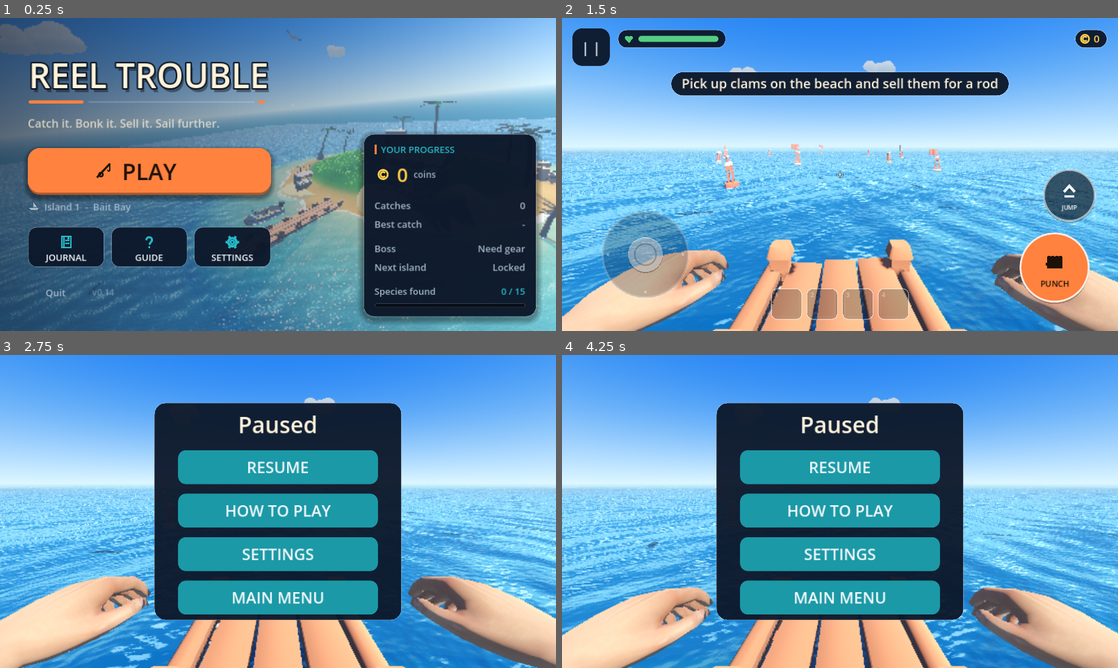
Above: before the commit, frames 1-4 (two rows, left to right).
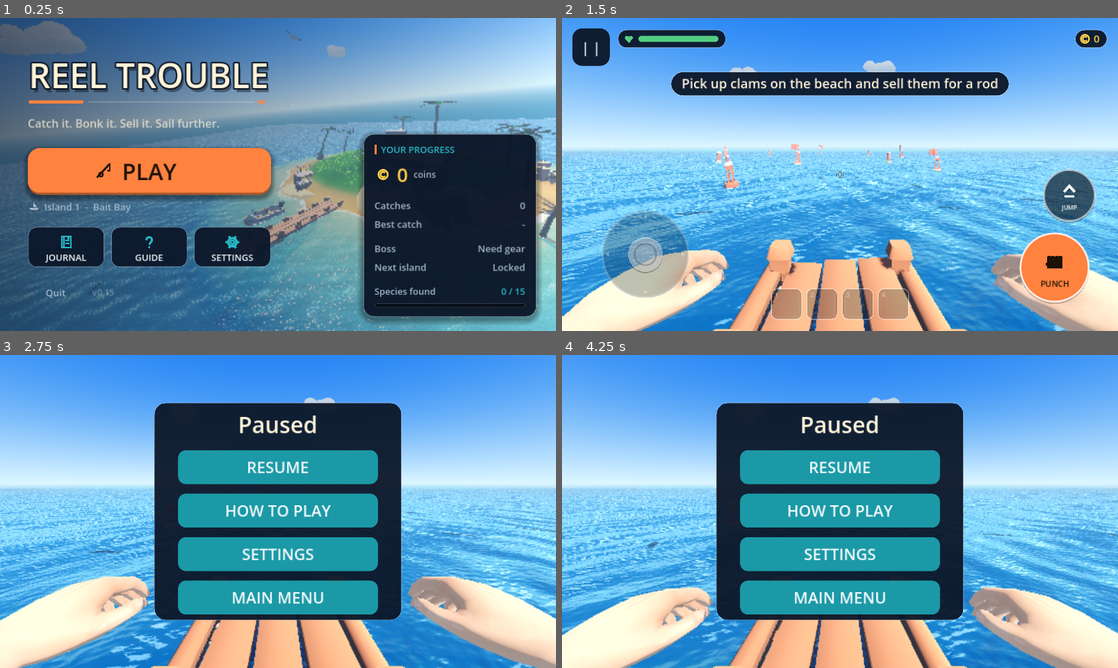
Above: after the commit, the same moments.

Repository: Max1081018/open_code
Game: Godot game, scene res://game.tscn
The game is run twice, just before and just after one commit, with the same random seed, the same clock (stepped at 60 frames per second) and the same inputs.
Inputs:
- Up to frame 1 (0.25 s): no input
- Up to frame 2 (1.5 s): click "PLAY" at 0.5 s; click "START FISHING" at 1.25 s
- Up to frame 3 (2.75 s): click "| |" at 2 s
- Up to frame 4 (4.25 s): click "RESUME" at 2.75 s; click "| |" at 3.5 s

The runs differ from the first frame. In frame 1, less than 0.1% of the frame differs, in the area x 19-21%, y 86-89%; in frame 2, 6.9%; in frame 3, 9.4%, in the area x 0-100%, y 70-100%; in frame 4, 8.9%.

Commit message:
v0.15: hands that close on things, rounder legs
Hands
  The fingers were never actually posed - the rig has real finger bones with
  real skin weights on both hands, 23 of them each, and nothing was driving
  them, which is why they sat splayed flat like a starfish. They are now
  posed directly by a FingerPose modifier: a grip is four finger curls, a
  thumb curl and swing, and a draw-together that undoes the rig's fanned rest
  pose. Presets per situation - fist round a handle, clamp on a tail, pinch
  on a clam, open palms under a big fish, loose at rest.

  Checked numerically rather than by eye: every preset's adjacent fingertip
  gaps are 17-29 mm, where crossing would start under 8 mm. So no grip has
  fingers inside each other. The checker is in the scratchpad and runs in a
  second, which beats waiting four minutes for a render to squint at.

  Also found: the tool mount sat 22 mm off the real centre of the circle the
  curled fingers make, so a rod passed the edge of the grip rather than
  through it. Moved onto the measured centre.

  New: a draw animation on slot change - the hand dips and brings the item up
  over a quarter second instead of it appearing - and idle breathing and
  sway, so a still hand is not a mannequin.

Legs
  Twelve-sided limbs instead of eight, so a leg you look straight down at
  reads as round rather than as a stop sign, plus an ankle joint so the shin
  meets the shoe. The sole is inset on every side now: it was wider than the
  shoe, and the two surfaces sat 2 mm apart and shimmered against each other.

Full suite (19 screens) passes with no script errors.

Co-Authored-By: Claude Opus 5 <noreply@anthropic.com>
Claude-Session: https://claude.ai/code/session_019FPN93SDKwisezCSut5tqW

Diff:
--- a/fishing/fp_arms.gd
+++ b/fishing/fp_arms.gd
@@ -94,6 +94,8 @@
 var _grip_now := {"R": GRIP_RELAX.duplicate(), "L": GRIP_RELAX.duplicate()}
 var _punch_side := 0                 # which fist is mid-punch (1 right, -1 left)
 var _open_t := 0.0                   # hand spreading open to take or let go of something
+var _prop_seen: Node3D               # what _prop_r was measured from
+var _prop_r := 0.03
 var _sail := 0.0                     # blend into the steering pose
 var _carry := 0.0                    # blend into the two-handed carry
 var _lag := Vector2.ZERO             # how far the hands are trailing the look
@@ -272,7 +274,9 @@
 				sm.emission_enabled = true
 				sm.emission = Color(1, 1, 1)
 				sm.emission_texture = sm.albedo_texture
-				sm.emission_energy_multiplier = 0.12
+				# Curled fingers turn the palm away from the sun, and without a
+				# little self-light the inside of a grip goes almost black.
+				sm.emission_energy_multiplier = 0.28
 				sm.roughness = 0.8
 				m.set_surface_override_material(si, sm)
 	for a in ["relax", "guard_idle", "knife_idle"]:
@@ -506,7 +510,7 @@
 		return a * a * (3.0 - 2.0 * a)        # smooth drop
 	var b := (u - 0.34) / 0.66
 	var e := 1.0 - b
-	return e * e * (3.0 - 2.0 * e) - sin(b * PI) * 0.1   # rise, with a small settle
+	return e * e * (3.0 - 2.0 * e) - sin(b * PI) * 0.16  # rise, with a small settle
 
 
 ## How much of the new item is still below the hands: 1 while the hand is on
@@ -750,7 +754,7 @@
 		var dy2 := dz.cross(dx2).normalized()
 		# resting down on the fingers, not hovering over them
 		prop.global_transform = Transform3D(Basis(dx2, dy2, dz).scaled(sc),
-			mid + fwd * 0.06 - dy * (0.075 - bob))
+			mid + fwd * 0.06 - dy * (0.090 - bob))
 	elif mode == "fish" and cam:
 		# Held out by the tail: the body points from your fist toward the middle
 		# of the view, drooping a little and swaying as you walk.
@@ -775,12 +779,39 @@
 		var pp := _pinch_point(grip)
 		var cb := cam.global_basis if cam else Basis()
 		var b2 := cb * Basis(Vector3.RIGHT, 1.25)
-		prop.global_transform = Transform3D(b2.scaled(sc), pp + cb.y * -0.012 + cb.z * 0.01)
+		# The shell is far wider than the gap between the fingertips, so it is
+		# held by its rim: push it out of the hand by most of its radius, or
+		# the thumb and finger end up buried in the middle of it.
+		var away := pp - grip
+		away = away.normalized() if away.length() > 0.0001 else -cb.x
+		prop.global_transform = Transform3D(b2.scaled(sc),
+			pp + away * _prop_radius() * 0.70 + cb.y * -0.012 + cb.z * 0.01)
 	# Mid-draw the item is still on its way up out of the pack: it rides below
 	# the hand and rises into the grip as the hand comes back up.
 	var rise := _draw_rise(_swap_t)
 	if rise > 0.001 and cam:
 		prop.global_position += cam.global_basis * Vector3(0.0, -0.36 * rise, 0.12 * rise)
+
+
+## Half the width of whatever is being held, in world units, measured off the
+## model itself and cached until the held thing changes.
+func _prop_radius() -> float:
+	if prop != _prop_seen:
+		_prop_seen = prop
+		_prop_r = 0.03
+		if prop and is_instance_valid(prop):
+			var box := AABB()
+			var got := false
+			var inv := prop.global_transform.affine_inverse()
+			for n in prop.find_children("*", "VisualInstance3D", true, false):
+				var v := n as VisualInstance3D
+				var b: AABB = (inv * v.global_transform) * v.get_aabb()
+				box = b if not got else box.merge(b)
+				got = true
+			if got:
+				var s: Vector3 = box.size * prop.scale
+				_prop_r = maxf(maxf(s.x, s.y), s.z) * 0.5
+	return _prop_r
 
 
 ## Where thumb and index fingertips meet (each bone's origin is its last
--- a/fishing/fp_legs.gd
+++ b/fishing/fp_legs.gd
@@ -62,15 +62,18 @@
 		knee.position = Vector3(0, -THIGH, 0)
 		hip.add_child(knee)
 		_ball(knee, 0.068, SKIN)
-		_tube(knee, 0.068, 0.052, SHIN, SKIN).position = Vector3(0, -SHIN * 0.5, 0)
+		_tube(knee, 0.068, 0.050, SHIN, SKIN).position = Vector3(0, -SHIN * 0.5, 0)
 
 		var ankle := Node3D.new()
 		ankle.position = Vector3(0, -SHIN, 0)
 		knee.add_child(ankle)
+		_ball(ankle, 0.050, SKIN)            # the ankle, so the leg meets the shoe
 		# Deck shoe: a canvas upper on a pale sole, toes forward (-Z). The sole
 		# is inset so from above you only see shoe.
 		_box(ankle, Vector3(0.115, 0.075, 0.25), SHOE).position = Vector3(0, -0.03, -0.055)
-		_box(ankle, Vector3(0.12, 0.045, 0.255), SOLE).position = Vector3(0, -0.08, -0.055)
+		# The sole is inset on every side: when it was wider than the shoe the
+		# two surfaces sat 2 mm apart and shimmered against each other.
+		_box(ankle, Vector3(0.10, 0.05, 0.228), SOLE).position = Vector3(0, -0.082, -0.055)
 
 		_hip.append(hip)
 		_knee.append(knee)
@@ -185,8 +188,10 @@
 	m.top_radius = top
 	m.bottom_radius = bottom
 	m.height = h
-	m.radial_segments = 8
-	m.rings = 0
+	# Twelve sides instead of eight: a leg you look straight down at reads as
+	# round rather than as a stop sign, and it costs a few dozen triangles.
+	m.radial_segments = 12
+	m.rings = 1
 	m.material = _mat(c)
 	return _put(parent, m)
 
@@ -195,8 +200,8 @@
 	var m := SphereMesh.new()
 	m.radius = r
 	m.height = r * 2.0
-	m.radial_segments = 8
-	m.rings = 4
+	m.radial_segments = 12
+	m.rings = 6
 	m.material = _mat(c)
 	return _put(parent, m)
 
--- a/fishing/menu_ui.gd
+++ b/fishing/menu_ui.gd
@@ -253,7 +253,7 @@
 	qbtn.pressed.connect(_on_quit)
 	footer.add_child(qbtn)
 	var ver := Label.new()
-	ver.text = "v" + str(ProjectSettings.get_setting("application/config/version", "0.14"))
+	ver.text = "v" + str(ProjectSettings.get_setting("application/config/version", "0.15"))
 	ver.add_theme_font_size_override("font_size", 20)
 	ver.add_theme_color_override("font_color", Color(1, 1, 1, 0.30))
 	ver.vertical_alignment = VERTICAL_ALIGNMENT_CENTER
--- a/fishing/project.godot
+++ b/fishing/project.godot
@@ -6,7 +6,7 @@
 [application]
 
 config/name="Reel Trouble"
-config/version="0.14"
+config/version="0.15"
 config/description="Cast off a little island, wait for a bite, and reel in goofy low-poly fish."
 run/main_scene="res://game.tscn"
 config/features=PackedStringArray("4.3", "GL Compatibility")
Not shown, changed: fishing/export_presets.cfg
